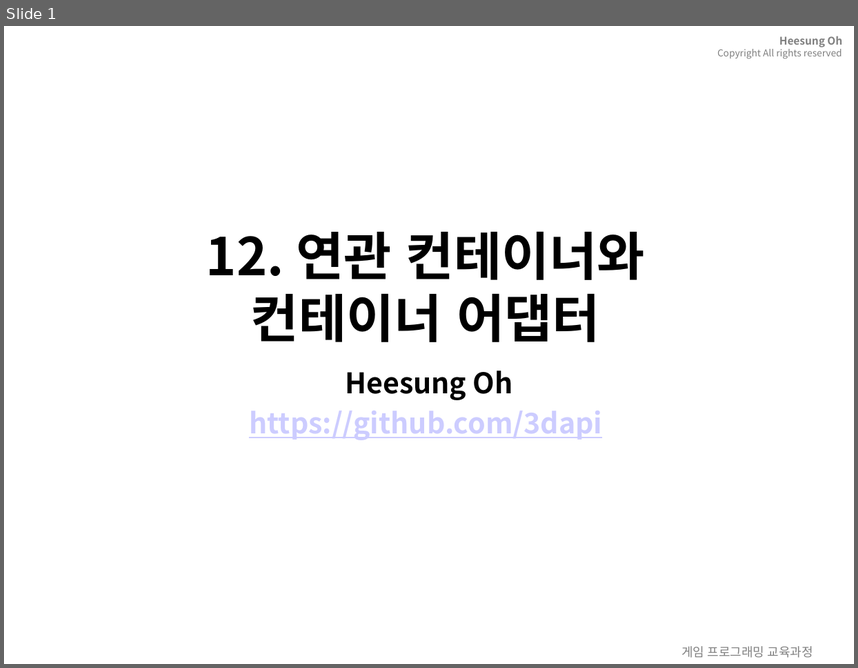
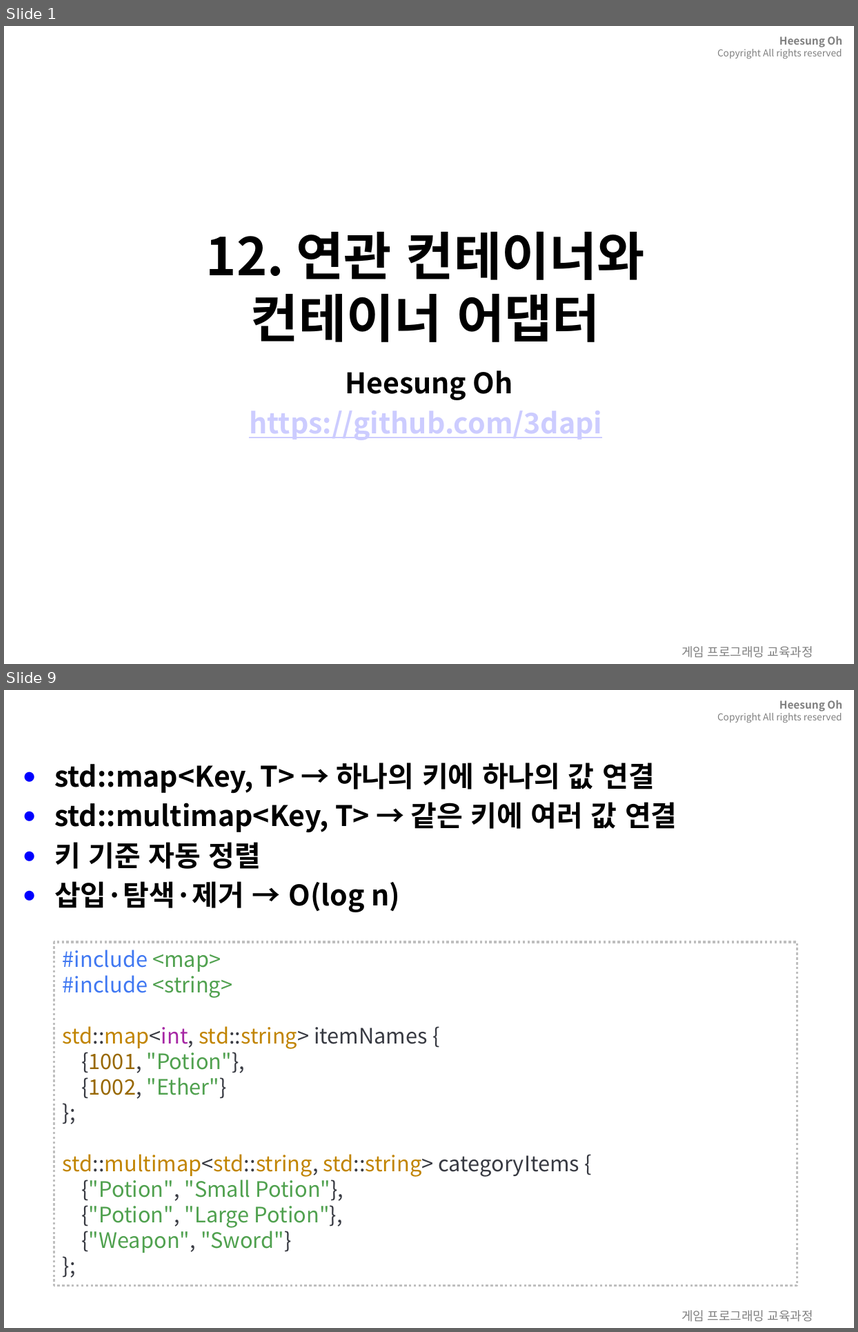
Before and after one commit to 3dapi/bs02_cpp, a slide deck: doc/ppt/12.associativeContainer.pptx. Shown one above the other, each under a label of ours: slide 1 before the commit, slides 1 and 9 after it; the slides between them are not shown. The pictures are 858x668 and 858x1332 pixels, drawn with LibreOffice and Linux fonts; fonts in the diff are those of the drawing; background and template pictures are left out. Boxes give left, top, right and bottom in pixels: in the first picture for what was removed or moved away, otherwise in the second. Text is boxed around its words. In the diff, an @@ line names an element or a change of style, - is before the commit and + after.

```diff
--- a/doc/ppt/12.associativeContainer.pptx
+++ b/doc/ppt/12.associativeContainer.pptx
@@ slide 9 added at box(4, 690, 854, 1328), background picture (left out); not listed: 2 template elements that a slide beside it also shows @@
@@ title added at box(54, 764, 329, 833), 28 pt, text #FFFFFF, bold @@
+12.2 std::map과 std::multimap
@@ text added at box(54, 762, 677, 912), 24 pt, text #000000, bold @@
+● std::map<Key, T> → 하나의 키에 하나의 값 연결
+● std::multimap<Key, T> → 같은 키에 여러 값 연결
+● 키 기준 자동 정렬
+● 삽입·탐색·제거 → O(log n)
@@ rectangle added at box(54, 942, 797, 1285), fill #FFFFFF, outline #BFBFBF 2 pt dashed, 18 pt, text #50A14F @@
+#include <map>
+#include <string>
+std::map<int, std::string> itemNames {
+{1001, "Potion"},
+{1002, "Ether"}
+};
+std::multimap<std::string, std::string> categoryItems {
+{"Potion", "Small Potion"},
+{"Potion", "Large Potion"},
+{"Weapon", "Sword"}
+};
```
Also in this commit, not shown: 51 other slides added, 55 slides removed, 28 other files.
